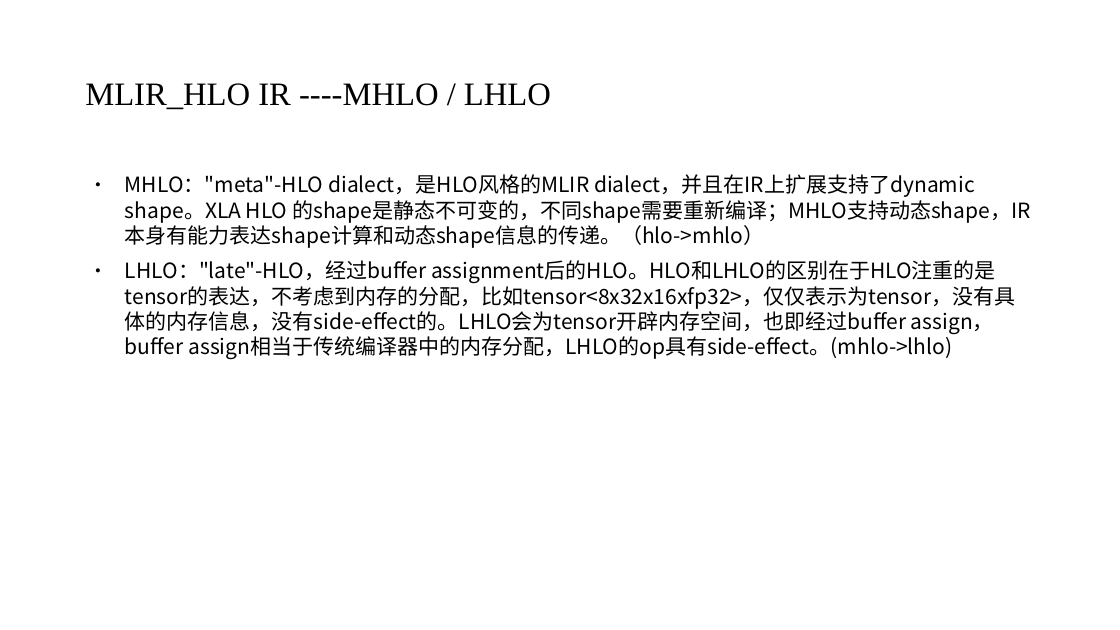
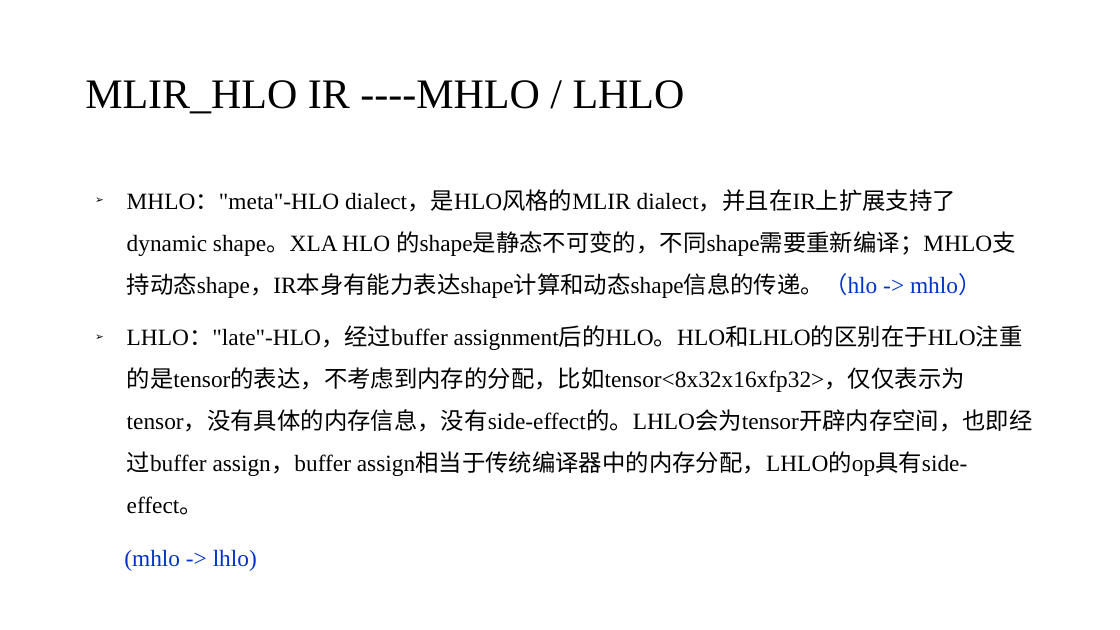
Before and after one commit to EchoWangHF/Blogs, a slide deck: slide 22 of xla/xla简介.pptx (slide 18 before the commit). Drawn at 1120x630 pixels with LibreOffice and Linux fonts; fonts in the diff are those of the drawing. Boxes give left, top, right and bottom in pixels: in the first picture for what was removed or moved away, otherwise in the second. Text is boxed around its words. In the diff, an @@ line names an element or a change of style, - is before the commit and + after.

```diff
--- a/xla/xla简介.pptx
+++ b/xla/xla简介.pptx
@@ text "MLIR_HLO IR ----MHLO / LHLO" at (85, 80, 685, 114): size 28 to 36 pt @@
@@ text at (124, 190, 1033, 571): text changed; size 18 to 20 pt; font Noto Sans CJK SC to Times New Roman @@
-● MHLO："meta"-HLO dialect，是HLO风格的MLIR dialect，并且在IR上扩展支持了dynamic shape。XLA HLO 的shape是静态不可变的，不同shape需要重新编译；MHLO支持动态shape，IR本身有能力表达shape计算和动态shape信息的传递。（hlo->mhlo）
-● LHLO："late"-HLO，经过buffer assignment后的HLO。HLO和LHLO的区别在于HLO注重的是tensor的表达，不考虑到内存的分配，比如tensor<8x32x16xfp32>，仅仅表示为tensor，没有具体的内存信息，没有side-effect的。LHLO会为tensor开辟内存空间，也即经过buffer assign，buffer assign相当于传统编译器中的内存分配，LHLO的op具有side-effect。(mhlo->lhlo)
+➢ MHLO："meta"-HLO dialect，是HLO风格的MLIR dialect，并且在IR上扩展支持了dynamic shape。XLA HLO 的shape是静态不可变的，不同shape需要重新编译；MHLO支持动态shape，IR本身有能力表达shape计算和动态shape信息的传递。（hlo -> mhlo）
+➢ LHLO："late"-HLO，经过buffer assignment后的HLO。HLO和LHLO的区别在于HLO注重的是tensor的表达，不考虑到内存的分配，比如tensor<8x32x16xfp32>，仅仅表示为tensor，没有具体的内存信息，没有side-effect的。LHLO会为tensor开辟内存空间，也即经过buffer assign，buffer assign相当于传统编译器中的内存分配，LHLO的op具有side-effect。
+(mhlo -> lhlo)
```
Also in this commit, not shown: 25 other slides changed, 7 slides added, 2 slides removed.
